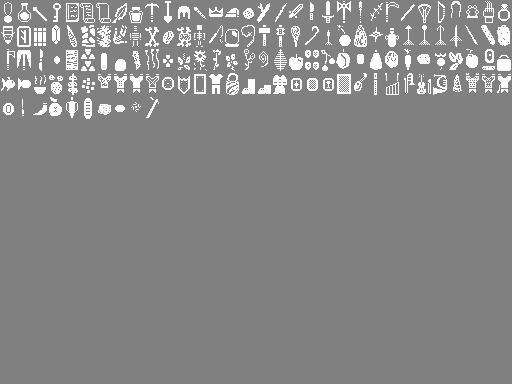
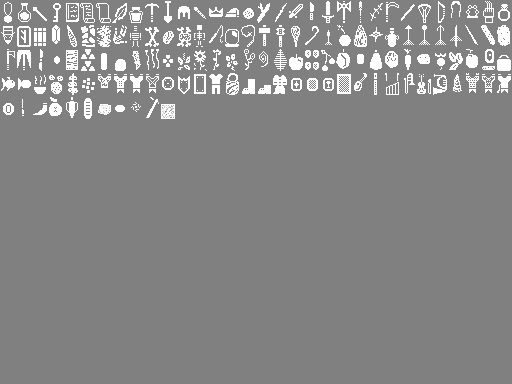
Revision of a layered 512 × 384 image; what changed, layer by layer:
painted on "Background" over [161, 104, 175, 119]
